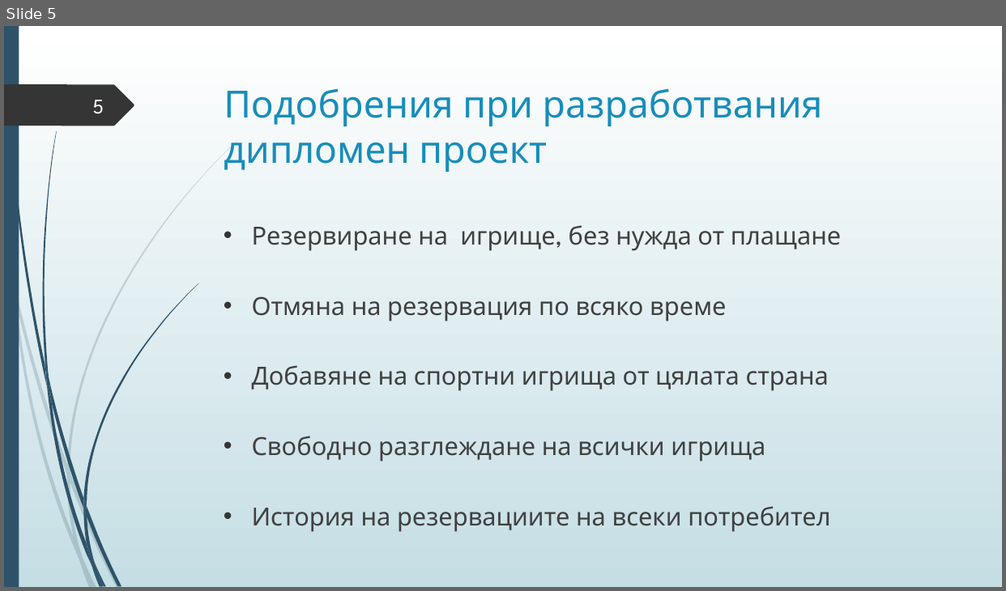
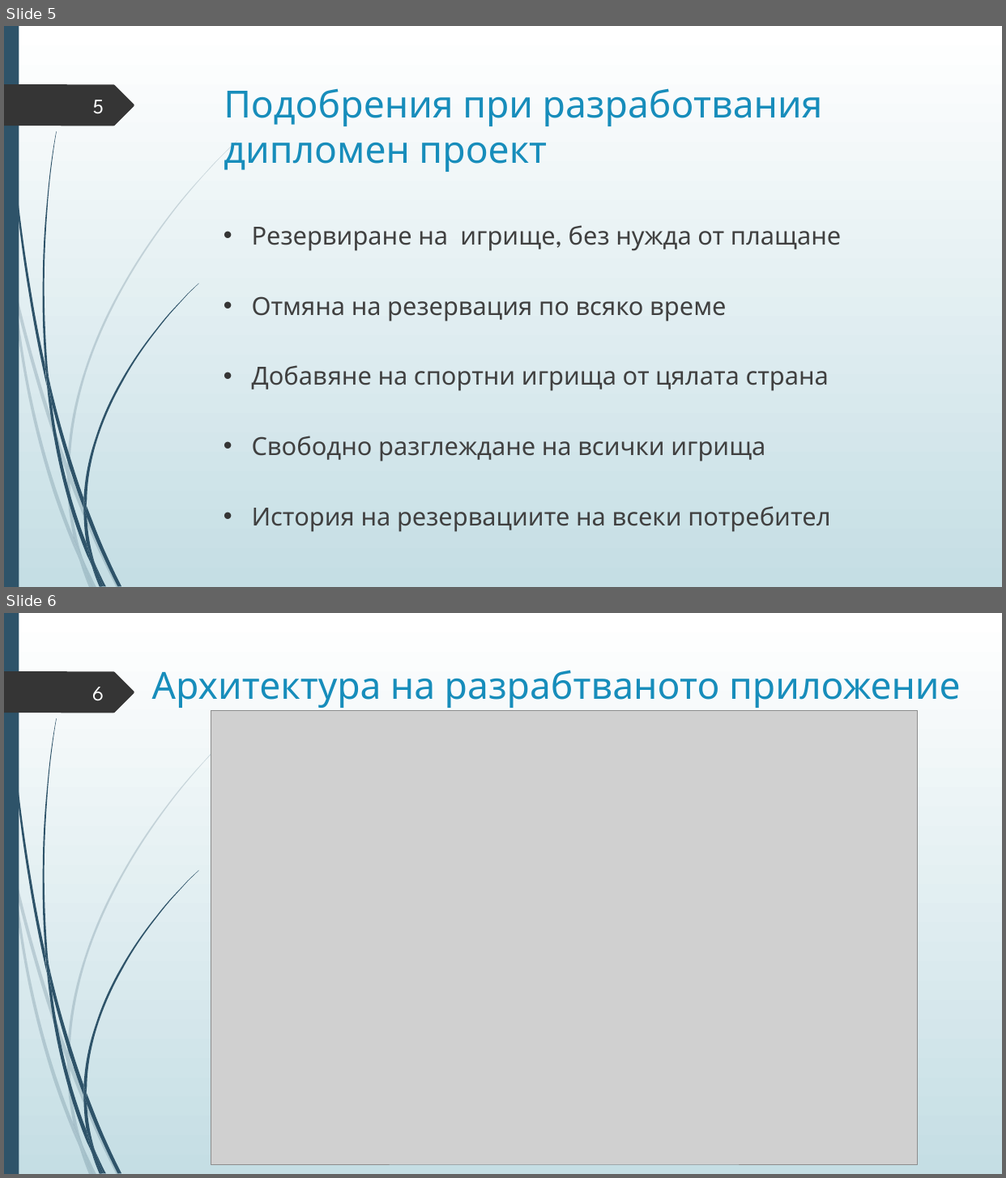
Before and after one commit to Izabel96/PlayingFieldReservations, a slide deck: Дипломна защита.pptx. Shown one above the other, each under a label of ours: slide 5 before the commit, slides 5 and 6 after it. The pictures are 1006x591 and 1006x1178 pixels, drawn with LibreOffice and Linux fonts; fonts in the diff are those of the drawing; grey boxes stand for pictures. Boxes give left, top, right and bottom in pixels: in the first picture for what was removed or moved away, otherwise in the second. Text is boxed around its words. In the diff, an @@ line names an element or a change of style, - is before the commit and + after.

```diff
--- a/Дипломна защита.pptx
+++ b/Дипломна защита.pptx
@@ slide 6 added at box(4, 613, 1002, 1174), background gradient #FFFFFF to #C5DEE5; not listed: 24 template elements that a slide beside it also shows @@
@@ title added at box(152, 670, 961, 708), 36 pt, text #178DBB @@
+Архитектура на разрабтваното приложение
@@ page number added at box(92, 687, 104, 701), 20 pt, text #FEFFFF @@
+6
@@ picture added at box(211, 710, 918, 1165) @@
```
Also in this commit, not shown: 2 other slides added.
